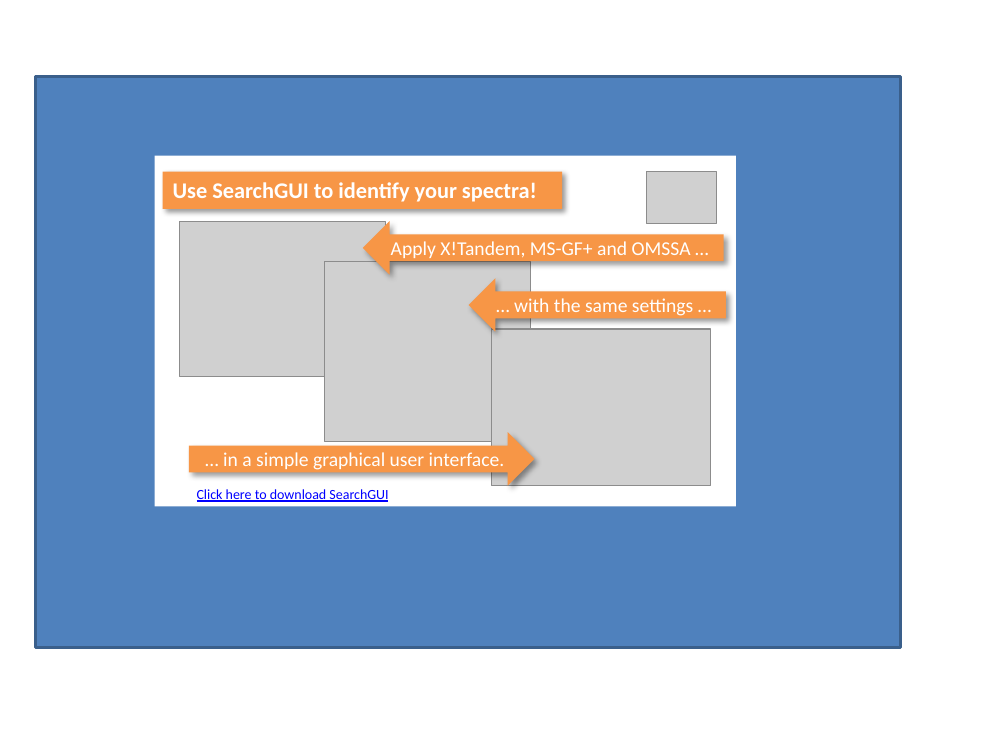
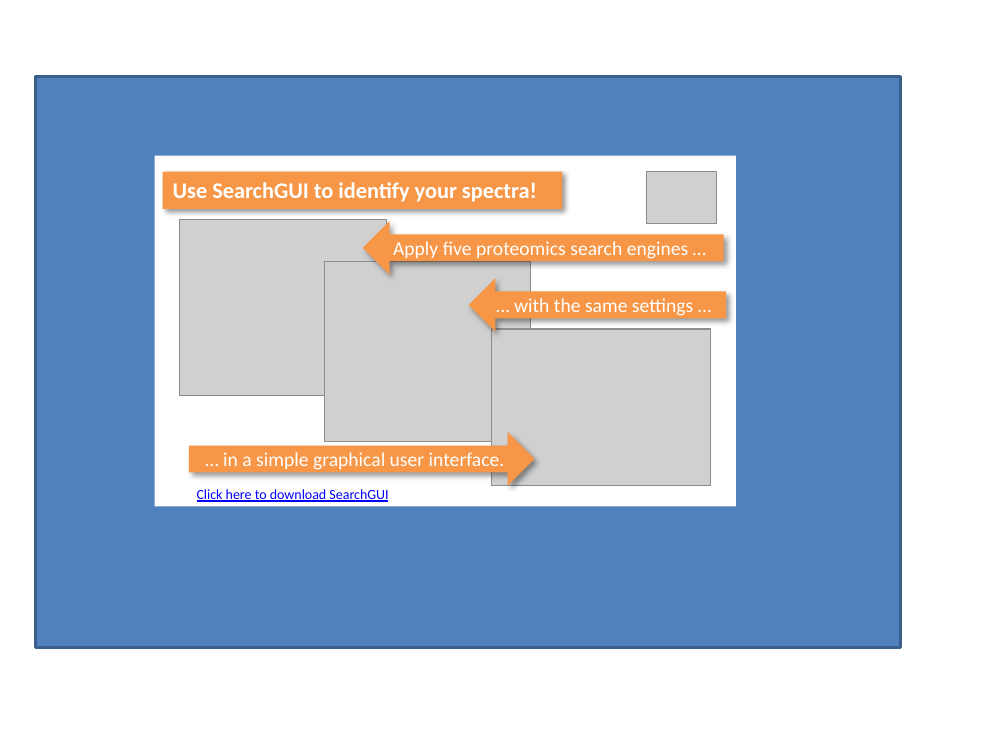
Before and after one commit to compomics/peptide-shaker, a slide deck: slide 2 of wiki/getting_started/getting_started.pptx. Drawn at 1008x756 pixels with LibreOffice and Linux fonts; fonts in the diff are those of the drawing; grey boxes stand for pictures. Boxes give left, top, right and bottom in pixels: in the first picture for what was removed or moved away, otherwise in the second. Text is boxed around its words. In the diff, an @@ line names an element or a change of style, - is before the commit and + after.

```diff
--- a/wiki/getting_started/getting_started.pptx
+++ b/wiki/getting_started/getting_started.pptx
@@ picture: place and size @@
-picture at (179,222,385,377)
+picture at (179,220,386,395)
@@ text in left arrow at (393,241,689,259): text changed @@
-Apply X!Tandem, MS-GF+ and OMSSA …
+Apply five proteomics search engines …
```
Also in this commit, not shown: 2 other slides changed.
